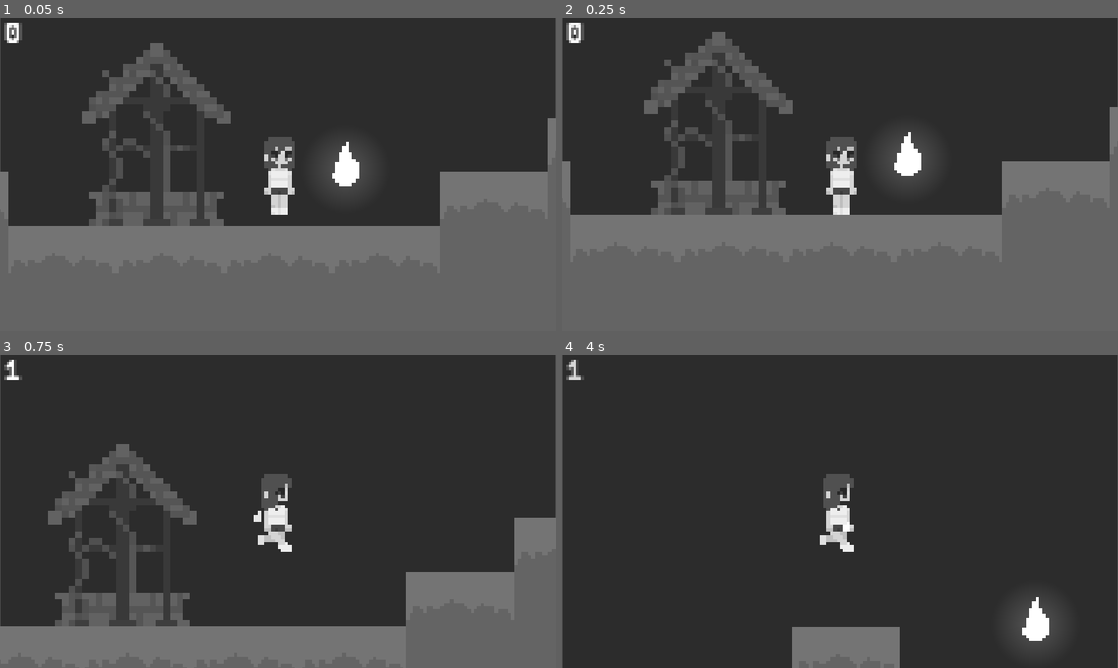
Above: before the commit, frames 1-4 (two rows, left to right).
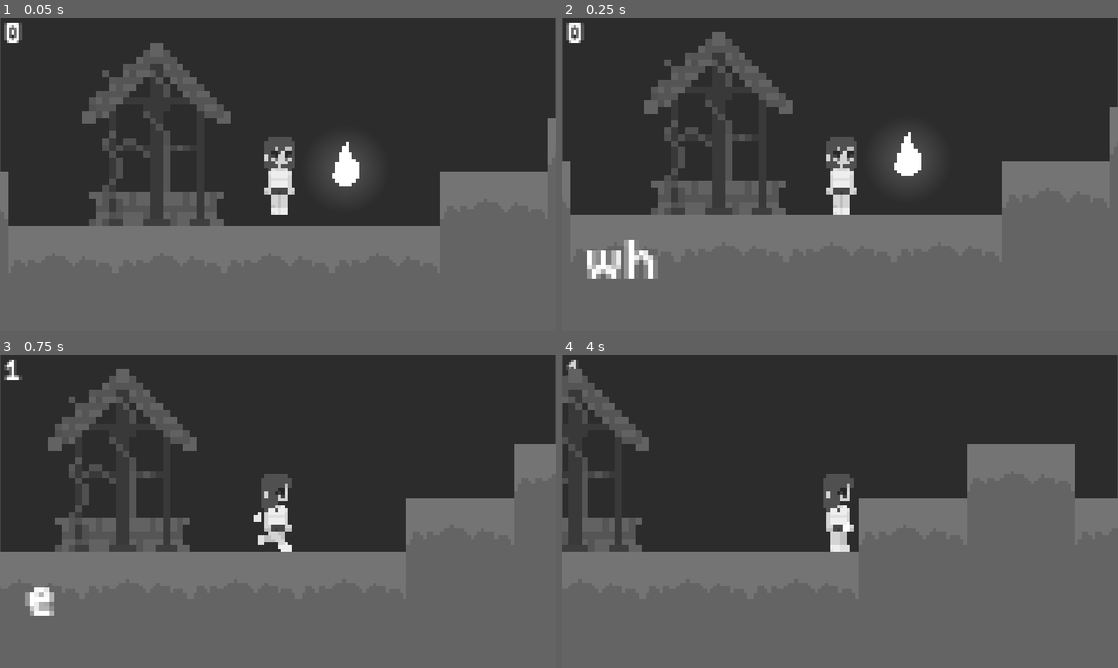
Above: after the commit, the same moments.

Repository: ela1nex/sleepover
Game: Godot game, scene res://node_2d.tscn
Two runs of this game, one before a commit and one after it. Both use one fixed random seed, a clock stepped at 60 frames per second and the inputs below.
Inputs:
- Up to frame 1 (0.05 s): no input
- Up to frame 2 (0.25 s): no input
- Up to frame 3 (0.75 s): tap Enter (ui_accept) at 0.5, 0.6 s; hold Right (right) from 0.53 s (still down)
- Up to frame 4 (4 s): tap Enter (ui_accept) at 0.77, 1.07, 1.52, 1.55, 1.82, 2.3, 2.85, 3.02, 3.32, 3.77, 3.8 s; tap Alt at 1.35, 3.6 s; release Right (right) at 2.03 s; hold Left (left) 2.03-2.78 s; tap Shift at 2.1 s; hold Right (right) from 2.78 s (still down)

Frame 1 is identical in both runs. In frame 2, 1.0% of the frame differs, in the area x 4-18%, y 70-84%; in frame 3, 28%; in frame 4, 49%, in the area x 0-100%, y 4-100%.

Commit message:
dialogue

Diff:
--- a/area_2d.gd
+++ b/area_2d.gd
@@ -1,7 +1,10 @@
 extends Area2D
+
+signal first_collected
 
 
 var float_time = 0.0
+var first = false
 
 func _ready() -> void:
 	position.y -= 5
@@ -12,6 +15,7 @@
 	position.y += sin(float_time*PI/2) * 0.1
 
 func _on_body_entered(body) -> void:
-	if body.has_method("collect_whisper"):
-		if body.collect_whisper(self):
-			self.queue_free()
+	if body.has_method("collect_whisper") and body.collect_whisper(self):
+		if first == false:
+			emit_signal("first_collected")
+		queue_free()
--- a/node_2d.tscn
+++ b/node_2d.tscn
@@ -27,13 +27,22 @@
 @onready var map_layer = $World/Node2D/Walkable
 var cell_size = Vector2(16, 16)
 
+signal dialogue_finished
+
+var messages = [\"where am i?\", \"everything is so\", \"grey...\", \"a light?\", \"hm...\", \"\"]
+var active_index = 0
+var _is_active = false
+@onready var player = $Player
+@onready var mat = $Player/CanvasLayer/ColorRect.material
 func _ready():
+	player.connect(\"message_completed\", Callable(self, \"_on_message_completed\"))
+	show_next_message()
+
 	for cell in map_layer.get_used_cells():
 		walkable_tiles.append(cell)
 
 	spawn_whispers(cell_size)
 
-@onready var mat = $Player/CanvasLayer/ColorRect.material
 func update_state(amount):
 	var t = clamp(amount / 10.0, 0.0, 1.0)
 	t = t * t
@@ -44,7 +53,7 @@
 		print(\"no tiles\")
 		return
 	for i in range(whispers):
-		var cell = walkable_tiles[i]
+		var cell = walkable_tiles[i % walkable_tiles.size()]
 		var world_pos = Vector2()
 		world_pos.x = (cell.x + 0.5) * cell_size.x
 		world_pos.y = (cell.y) * cell_size.y
@@ -52,16 +61,43 @@
 		var w = whisper_scene.instantiate()
 		w.position = world_pos
 		$Node2D.add_child(w)
+		w.connect(\"first_collected\", Callable(self, \"_on_first_whisper\"))
+
+func show_next_message():
+	if active_index < messages.size():
+		_is_active = true
+		player.update_message(messages[active_index])
+	else:
+		_is_active = false
+		active_index = 0
+		emit_signal(\"dialogue_finished\")
+
+func _on_message_completed():
+	if _is_active:
+		active_index += 1
+		show_next_message()
+
+func _on_first_whisper():
+	pass
+	#var first_time_messages = [\"warm...\"]
+	#active_index = 0
+	#messages = first_time_messages
+	#active_index = 0
+	#show_next_message()
 "
 
 [sub_resource type="GDScript" id="GDScript_4d7sh"]
 script/source = "extends CharacterBody2D
 
+signal message_completed
+
 const SPEED = 50.0
 const JUMP_VELOCITY = -200.0
 
 @onready var _animated_sprite = $AnimatedSprite2D
 @onready var _animated_sprite2 = $AnimatedSprite2D2
+@onready var dialogue = $RichTextLabel2
+@onready var type_timer = $Timer
 var idle_timer = 0
 var move_timer = 0
 var collected_whispers = []
@@ -70,6 +106,9 @@
 var can_deposit = false
 var deposit_node = null
 
+func _ready() -> void:
+	update_message(\"[font_size=16][pulse freq=0.5]where am i?[/pulse]\")
+
 func _process(delta: float) -> void:
 	_animated_sprite2.hide()
 	if can_deposit:
@@ -77,7 +116,7 @@
 	if collected_whispers.size() != 0:
 		_animated_sprite2.show()
 		_animated_sprite2.play()
-	$RichTextLabel.text = \"[font_size=16][pulse freq=0.5]\"+str(collected_whispers.size())+\"[/pulse]\"
+	$RichTextLabel.text = \"[font_size=16][pulse freq=0.5]\" + str(collected_whispers.size()) + \"[/pulse]\"
 
 func _physics_process(delta: float) -> void:
 	var map_rect = get_node(\"/root/Node2D/World/Node2D/Map\").get_used_rect()
@@ -91,16 +130,14 @@
 	if not is_on_floor():
 		velocity += get_gravity() * delta
 
-	# Handle jump.
-	if Input.is_action_just_pressed(\"ui_accept\") and is_on_floor():
+	# Handle jump
+	if Input.is_action_just_pressed(\"jump\") and is_on_floor():
 		velocity.y = JUMP_VELOCITY
 		idle_timer = 0
 		_animated_sprite.frame = 0
 		_animated_sprite.stop()
 
-	# Get the input direction and handle the movement/deceleration.
-	# As good practice, you should replace UI actions with custom gameplay actions.
-	var direction := Input.get_axis(\"ui_left\", \"ui_right\")
+	var direction := Input.get_axis(\"left\", \"right\")
 	if direction:
 		velocity.x = direction * SPEED
 		_animated_sprite.play(\"walk\")
@@ -124,10 +161,10 @@
 
 func collect_whisper(whisper) -> bool:
 	if collected_whispers.size() >= max_whispers:
-		return false;
+		return false
 	$AudioStreamPlayer2D.play()
 	collected_whispers.append(whisper)
-	return true;
+	return true
 
 func set_deposit_zone(state, node):
 	can_deposit = state
@@ -135,10 +172,30 @@
 
 func deposit():
 	if collected_whispers.size() > 0:
-		total_deposited += collected_whispers.size();
+		total_deposited += collected_whispers.size()
 		collected_whispers.clear()
 		$AudioStreamPlayer2D2.play()
 		deposit_node.update_world(total_deposited)
+
+func update_message(message: String) -> void:
+	dialogue.text = message
+	dialogue.visible_characters = 0
+	type_timer.start()
+
+func _on_timer_timeout() -> void:
+	if dialogue.visible_characters < dialogue.text.length():
+		dialogue.visible_characters += 1
+	else:
+		type_timer.stop()
+
+func _input(event: InputEvent) -> void:
+	if event is InputEventKey:
+		var key_event := event as InputEventKey
+		if key_event.pressed and not key_event.echo and key_event.keycode == KEY_ENTER:
+			if dialogue.visible_characters < dialogue.text.length():
+				dialogue.visible_characters = dialogue.text.length()
+			else:
+				emit_signal(\"message_completed\")
 "
 
 [sub_resource type="AtlasTexture" id="AtlasTexture_0h7mo"]
@@ -507,6 +564,19 @@
 offset_bottom = 52.0
 metadata/_edit_use_anchors_ = true
 
+[node name="RichTextLabel2" type="RichTextLabel" parent="Player" unique_id=397261073]
+z_index = 1
+offset_left = -75.0
+offset_top = 19.0
+offset_right = 75.0
+offset_bottom = 34.0
+bbcode_enabled = true
+fit_content = true
+scroll_active = false
+
+[node name="Timer" type="Timer" parent="Player" unique_id=659072642]
+wait_time = 0.1
+
 [node name="Node2D" type="Node2D" parent="." unique_id=328492645]
 
 [node name="Whisper" parent="Node2D" unique_id=1109327850 instance=ExtResource("12_d2bti")]
@@ -560,3 +630,5 @@
 stream = ExtResource("14_nr8wp")
 volume_db = -5.0
 autoplay = true
+
+[connection signal="timeout" from="Player/Timer" to="Player" method="_on_timer_timeout"]
--- a/project.godot
+++ b/project.godot
@@ -41,6 +41,13 @@
 , Object(InputEventKey,"resource_local_to_scene":false,"resource_name":"","device":-1,"window_id":0,"alt_pressed":false …(183 unchanged characters)…
 ]
 }
+jump={
+"deadzone": 0.2,
+"events": [Object(InputEventKey,"resource_local_to_scene":false,"resource_name":"","device":-1,"window_id":0,"alt_pressed":false,"shift_pressed":false,"ctrl_pressed":false,"meta_pressed":false,"pressed":false,"keycode":0,"physical_keycode":4194320,"key_label":0,"unicode":0,"location":0,"echo":false,"script":null)
+, Object(InputEventKey,"resource_local_to_scene":false,"resource_name":"","device":-1,"window_id":0,"alt_pressed":false,"shift_pressed":false,"ctrl_pressed":false,"meta_pressed":false,"pressed":false,"keycode":0,"physical_keycode":87,"key_label":0,"unicode":119,"location":0,"echo":false,"script":null)
+, Object(InputEventKey,"resource_local_to_scene":false,"resource_name":"","device":-1,"window_id":0,"alt_pressed":false,"shift_pressed":false,"ctrl_pressed":false,"meta_pressed":false,"pressed":false,"keycode":0,"physical_keycode":32,"key_label":0,"unicode":32,"location":0,"echo":false,"script":null)
+]
+}
 
 [physics]
 
